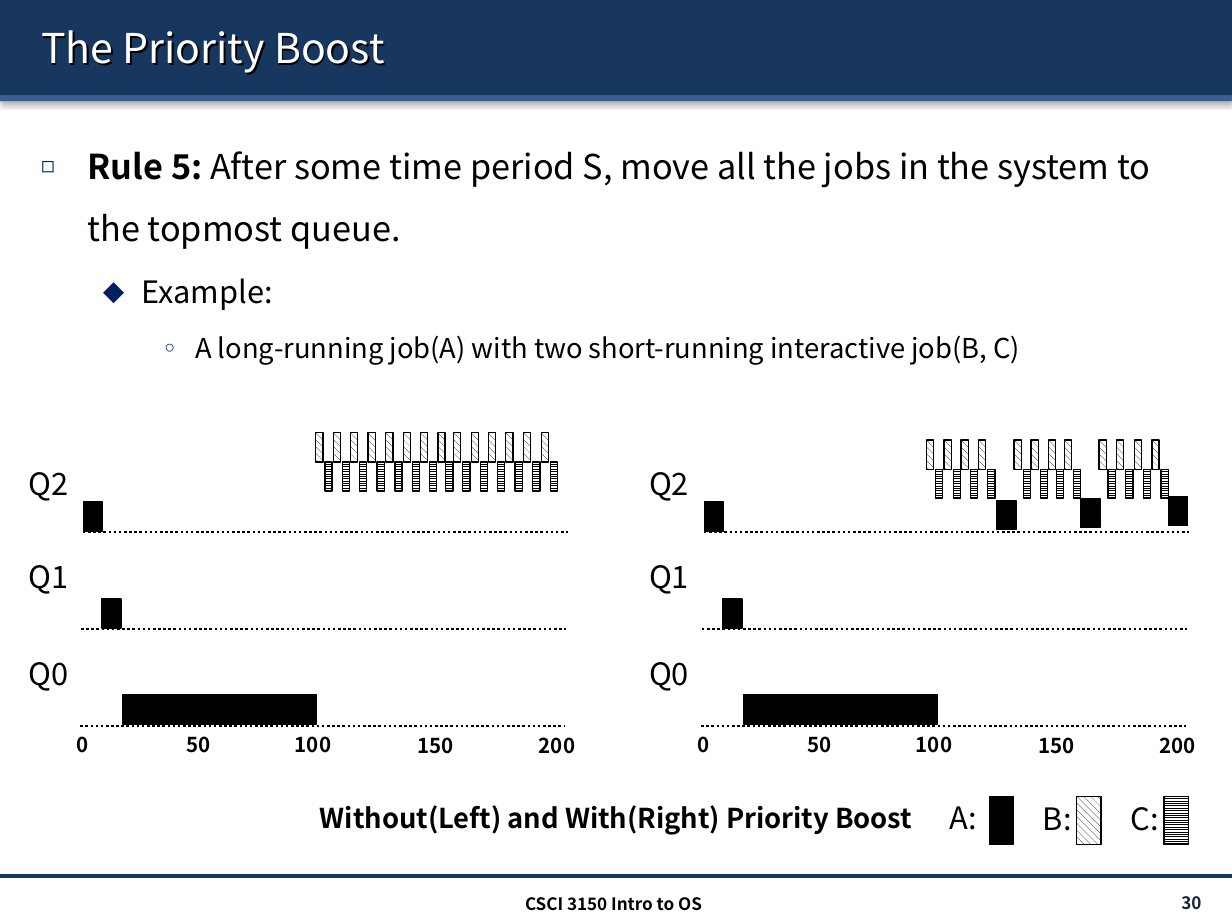
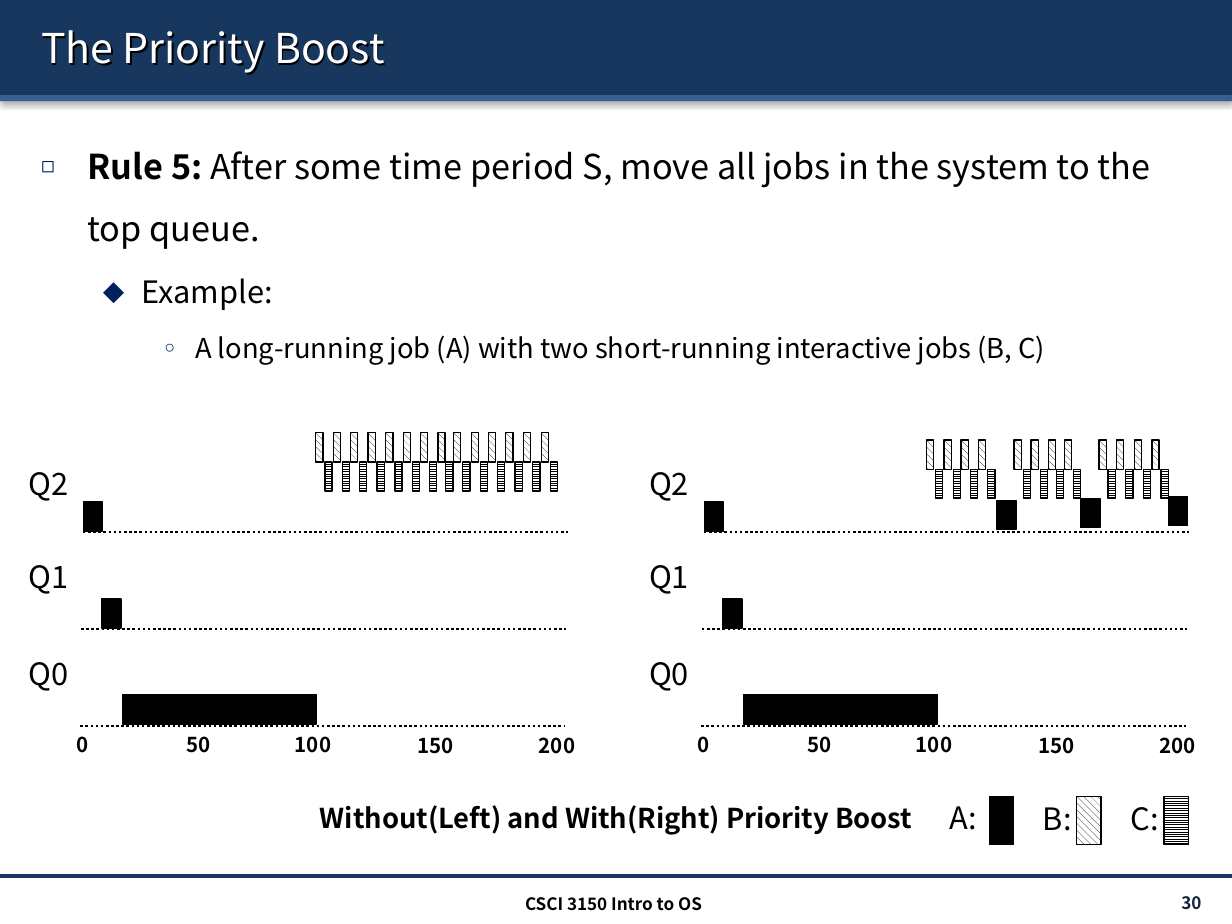
Before and after one commit to henryhxu/CSCI3150, a slide deck: slide 30 of lecture/lec9_sched.pptx. Drawn at 1232x924 pixels with LibreOffice and Linux fonts; fonts in the diff are those of the drawing. Boxes give left, top, right and bottom in pixels: in the first picture for what was removed or moved away, otherwise in the second. Text is boxed around its words. In the diff, an @@ line names an element or a change of style, - is before the commit and + after.

```diff
--- a/lecture/lec9_sched.pptx
+++ b/lecture/lec9_sched.pptx
@@ text at [87,151,1151,249]: text changed @@
-◻ Rule 5: After some time period S, move all the jobs in the system to the topmost queue.
+◻ Rule 5: After some time period S, move all jobs in the system to the top queue.
@@ text at [195,335,1045,365]: text changed @@
-    ○ A long-running job(A) with two short-running interactive job(B, C)
+    ○ A long-running job (A) with two short-running interactive jobs (B, C)
```
Also in this commit, not shown: 9 other slides changed, 2 slides removed, 1 other file.
